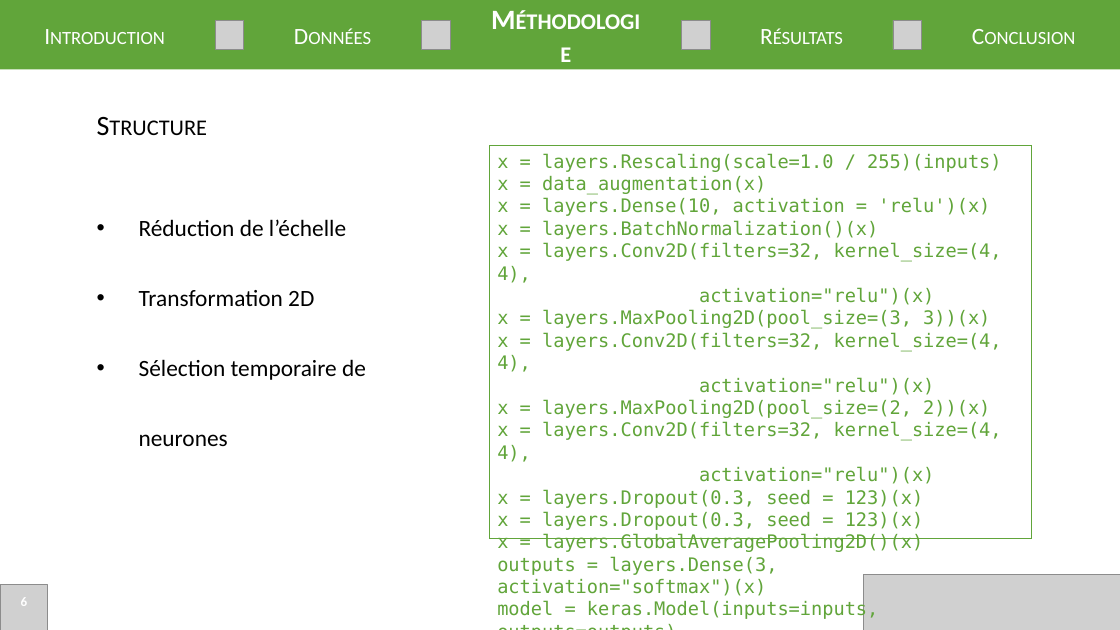
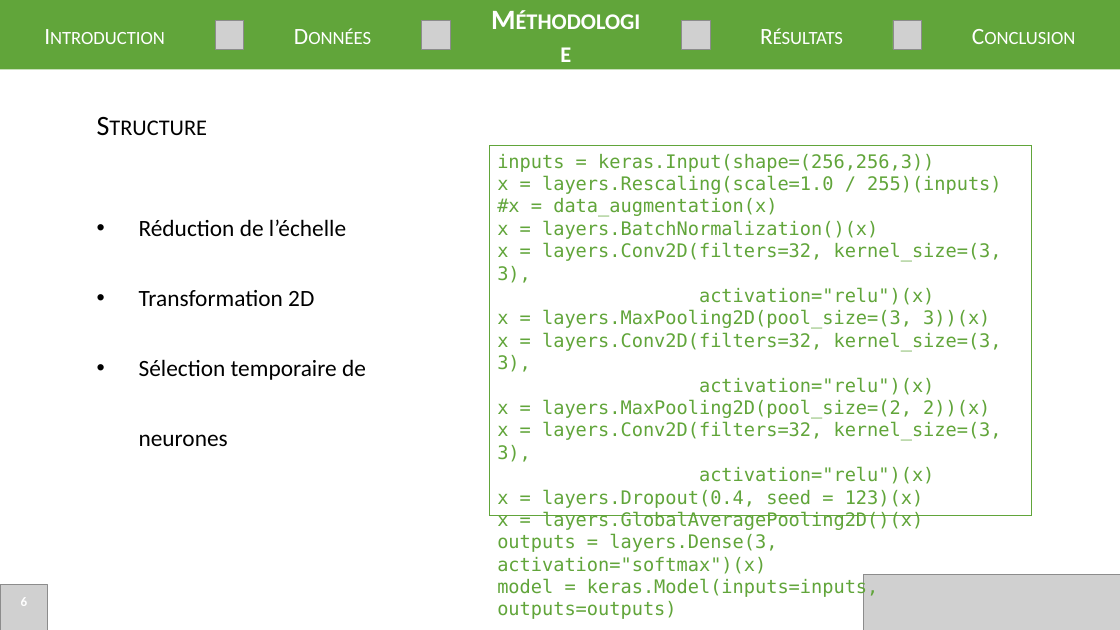
Before and after one commit to Easill/ML_photo, a slide deck: slide 6 of presentation.pptx. Drawn at 1120x630 pixels with LibreOffice and Linux fonts; fonts in the diff are those of the drawing; grey boxes stand for pictures. Boxes give left, top, right and bottom in pixels: in the first picture for what was removed or moved away, otherwise in the second. Text is boxed around its words. In the diff, an @@ line names an element or a change of style, - is before the commit and + after.

```diff
--- a/presentation.pptx
+++ b/presentation.pptx
@@ rectangle "inputs = keras.Input(shape=(256,256,3))": place and size @@
-rectangle "inputs = keras.Input(shape=(256,256,3))" at (489, 145, 1032, 539)
+rectangle "inputs = keras.Input(shape=(256,256,3))" at (489, 145, 1032, 516)
@@ text in rectangle at (497, 154, 934, 172): paragraph added @@
+inputs = keras.Input(shape=(256,256,3))
@@ text in rectangle at (497, 198, 777, 217): text changed @@
-x = data_augmentation(x)
-x = layers.Dense(10, activation = 'relu')(x)
+#x = data_augmentation(x)
@@ text in rectangle at (497, 242, 1002, 283): text changed @@
-x = layers.Conv2D(filters=32, kernel_size=(4, 4),
+x = layers.Conv2D(filters=32, kernel_size=(3, 3),
@@ text in rectangle at (497, 332, 1002, 372): text changed @@
-x = layers.Conv2D(filters=32, kernel_size=(4, 4),
+x = layers.Conv2D(filters=32, kernel_size=(3, 3),
@@ text in rectangle at (497, 422, 1002, 462): text changed @@
-x = layers.Conv2D(filters=32, kernel_size=(4, 4),
+x = layers.Conv2D(filters=32, kernel_size=(3, 3),
@@ text in rectangle at (497, 489, 923, 508): text changed @@
-x = layers.Dropout(0.3, seed = 123)(x)
-x = layers.Dropout(0.3, seed = 123)(x)
+x = layers.Dropout(0.4, seed = 123)(x)
```
Also in this commit, not shown: 6 other slides changed, 2 slides added.
